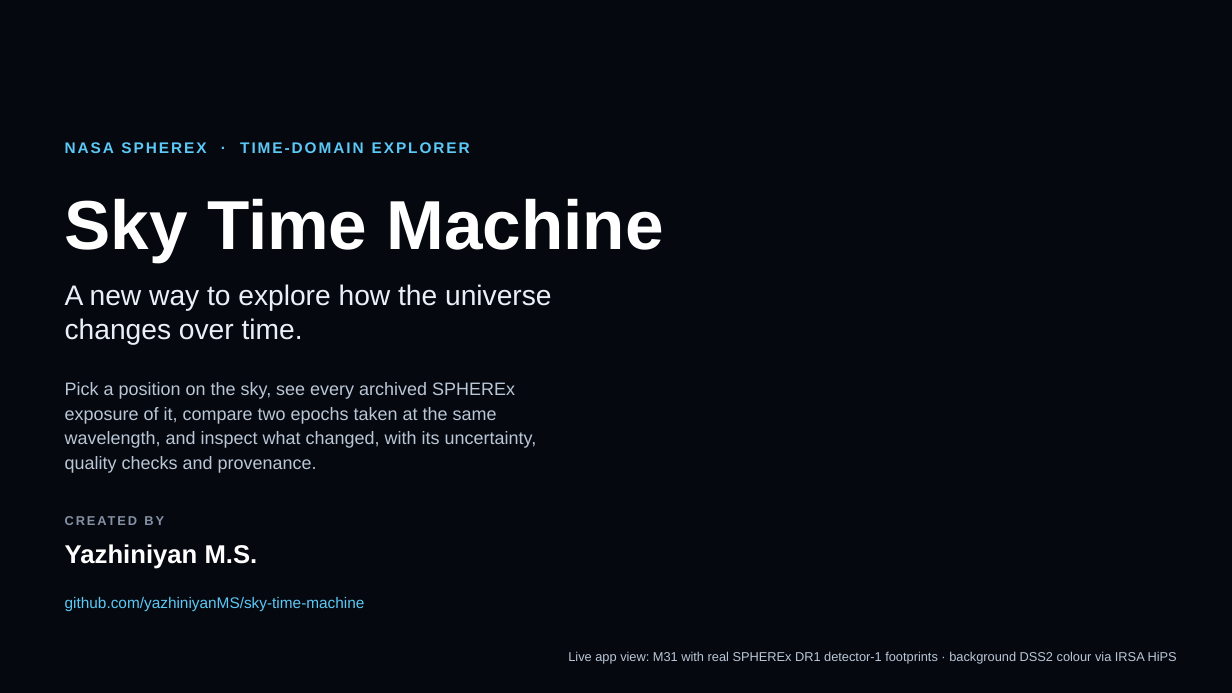
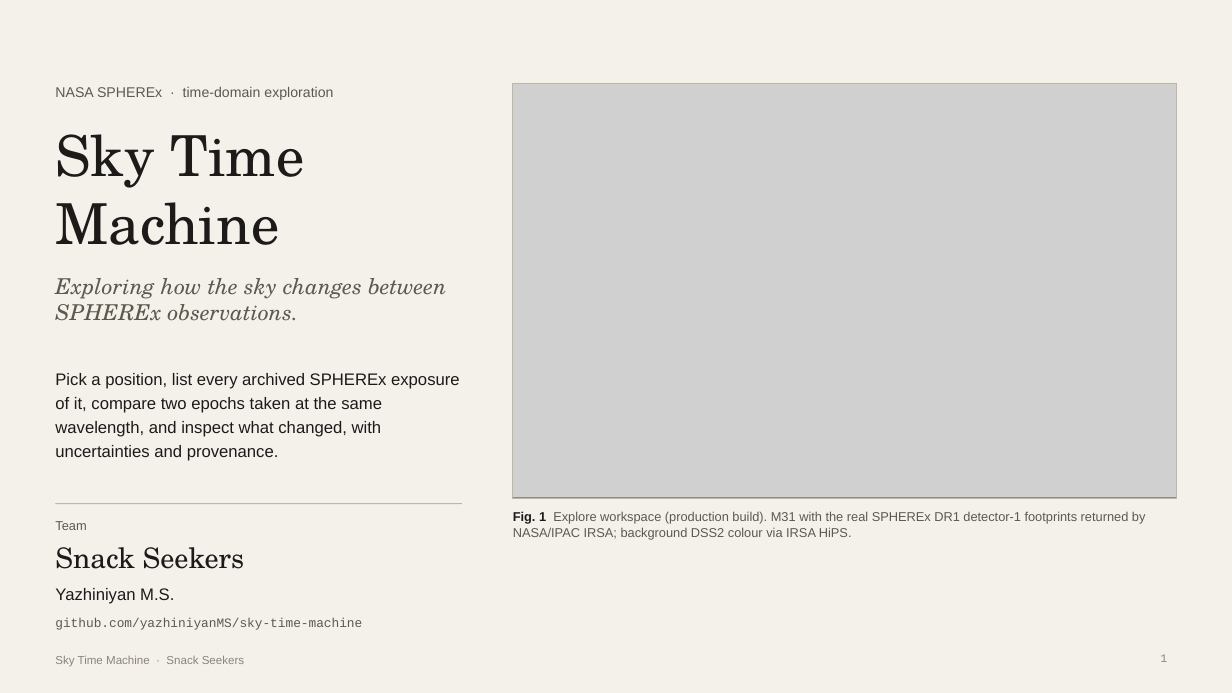
Before and after one commit to yazhiniyanMS/sky-time-machine, a slide deck: slide 1 of presentation/Sky-Time-Machine-Project-Demo.pptx. Drawn at 1232x693 pixels with LibreOffice and Linux fonts; fonts in the diff are those of the drawing; grey boxes stand for pictures; background and template pictures are left out. Boxes give left, top, right and bottom in pixels: in the first picture for what was removed or moved away, otherwise in the second. Text is boxed around its words. In the diff, an @@ line names an element or a change of style, - is before the commit and + after.

Commit message:
Rebuild the demonstration deck in the new design system
Seven paper slides for team Snack Seekers with Georgia/Arial/Courier
New type, native charts and real figures from the redesigned app and
the M31 pipeline run. Removes the star-field background, scrim and old
screenshot crops; adds the palette checker used for detector colours.

```diff
--- a/presentation/Sky-Time-Machine-Project-Demo.pptx
+++ b/presentation/Sky-Time-Machine-Project-Demo.pptx
@@ background picture (left out) to #F4F1EA @@
@@ text at (55,87,333,100): text changed; size 12 to 11 pt; text colour #5BC8F5 to #5D594F; bold off @@
-NASA SPHEREX · TIME-DOMAIN EXPLORER
+NASA SPHEREx · time-domain exploration
@@ picture added at (513,83,1177,498) @@
@@ rectangle added at (513,83,1177,498), outline #BFB7A6 0.5 pt @@
@@ text "Sky Time Machine": place and size @@
-text "Sky Time Machine" at (65,198,664,262)
+text "Sky Time Machine" at (55,134,304,245)
@@ text "Sky Time Machine" at (55,134,304,245): size 54 to 44 pt, font Arial to TeX Gyre Schola, text colour #FFFFFF to #1C1B19, bold off; vertical alignment middle to top @@
@@ text added at (55,278,447,321), 17 pt, text #5D594F, italic @@
+Exploring how the sky changes between SPHEREx observations.
@@ text removed at (65,284,552,345) @@
-A new way to explore how the universe changes over time.
@@ text at (55,373,460,461): text changed; size 14 to 13 pt; text colour #BAC6D6 to #1C1B19 @@
-Pick a position on the sky, see every archived SPHEREx exposure of it, compare two epochs taken at the same wavelength, and inspect what changed, with its uncertainty, quality checks and provenance.
+Pick a position, list every archived SPHEREx exposure of it, compare two epochs taken at the same wavelength, and inspect what changed, with uncertainties and provenance.
@@ line added from (55, 504) to (462, 504), #BFB7A6 0.75 pt @@
@@ text added at (55,521,86,530), 10 pt, text #5D594F @@
+Team
@@ text at (513,511,1146,540): text changed; text colour #BAC6D6 to #5D594F @@
-Live app view: M31 with real SPHEREx DR1 detector-1 footprints · background DSS2 colour via IRSA HiPS
+Fig. 1 Explore workspace (production build). M31 with the real SPHEREx DR1 detector-1 footprints returned by NASA/IPAC IRSA; background DSS2 colour via IRSA HiPS.
@@ text at (55,547,245,569): text changed; size 10 to 22 pt; font Arial to TeX Gyre Schola; text colour #8592A6 to #1C1B19; bold off @@
-CREATED BY
+Snack Seekers
@@ text "Yazhiniyan M.S.": place and size @@
-text "Yazhiniyan M.S." at (65,544,258,569)
+text "Yazhiniyan M.S." at (55,588,174,604)
@@ text "Yazhiniyan M.S." at (55,588,174,604): size 20 to 13 pt, text colour #FFFFFF to #1C1B19, bold off @@
@@ text "github.com/yazhiniyanMS/sky-time-machine": place and size @@
-text "github.com/yazhiniyanMS/sky-time-machine" at (65,597,365,611)
+text "github.com/yazhiniyanMS/sky-time-machine" at (55,618,362,630)
@@ text "github.com/yazhiniyanMS/sky-time-machine" at (55,618,362,630): size 12 to 10 pt, font Arial to Courier New, text colour #5BC8F5 to #5D594F @@
@@ text added at (55,655,244,666), 9 pt, text #8A8578 @@
+Sky Time Machine · Snack Seekers
@@ page number added at (1160,654,1167,662), 9 pt, text #8A8578 @@
+1
```
Also in this commit, not shown: 6 other slides changed, 36 other files.
